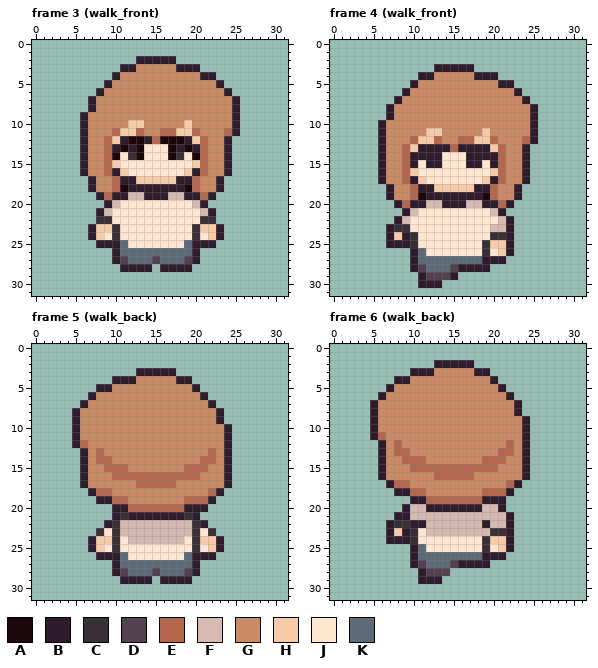
Two versions of one pixel-art file, Assets/ArtAssets/sprites/mc/mc_walk.aseprite. Above: the version before the commit.
32x32 pixels, 16 frames. Colours within 5 levels of each other are drawn and written as one. Shown: frame 3 (walk_front), frame 4 (walk_front), frame 5 (walk_back), frame 6 (walk_back). The commit also changed other frames, which this record leaves out.
Palette (. is transparent): A #1c080c  B #2e1b2b  C #392f36  D #53414f  E #b5674e  F #d6bab2  G #ca8a66  H #f6cba7  J #ffe6d1  K #5d6b79
After:
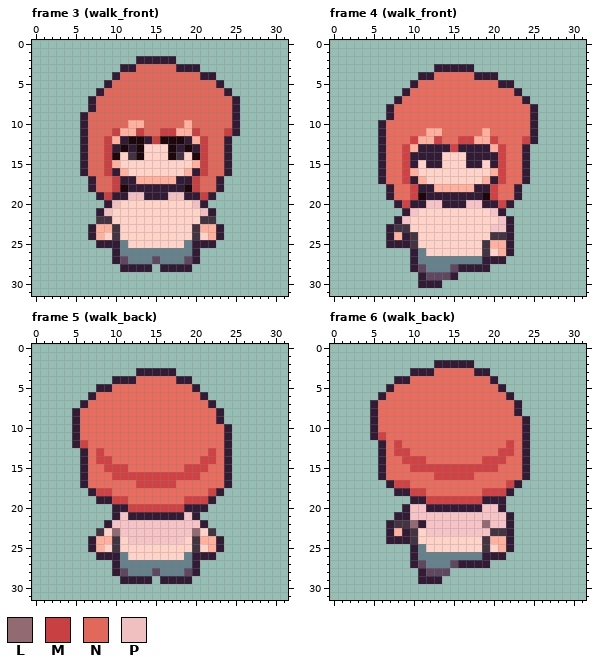
Colours new in this view: L #926a71  M #c84041  N #e0695b  P #f0c0c1
Edits made:
colour B: #2e1b2b -> #321b35
colour C: #392f36 -> #423441
colour D: #53414f -> #5f475f
colour E: #b5674e -> #d04243
colour F: #d6bab2 -> #f6c4c6
colour G: #ca8a66 -> #e86d5e
colour H: #f6cba7 -> #ffb19d
colour J: #ffe6d1 -> #ffd3c8
colour K: #5d6b79 -> #65818b
Frame 3 (walk_front):
y 3: x 13..17 GGGGG -> NNNNN
y 4: x 11..20 GGGGGGGGGG -> NNNNNNNNNN
y 5: x 10..22 GGGGGGGGGGGGG -> NNNNNNNNNNNNN
y 6: x 9..23 GGGGGGGGGGGGGGG -> NNNNNNNNNNNNNNN
y 7..8: x 8..24 GGGGGGGGGGGGGGGGG -> NNNNNNNNNNNNNNNNN
y 9: x 7..24 GGGGGGGGGGGGGGGGGG -> NNNNNNNNNNNNNNNNNN
y 10: x 7..11 GGGGG -> NNNNN; x 14..18 GGGGG -> NNNNN; x 20..24 GGGGG -> NNNNN
y 11: x 7..10 GGGE -> NNNM; x 13..17 EGGEE -> MNNMM; x 20..24 EGGGE -> MNNNM
y 12: x 7..9 GGE -> NNM; x 15 E -> M; x 21..23 EGG -> MNN
y 13..16: x 7..9 GGE -> NNM; x 21..23 EGG -> MNN
y 17..18: x 8..10 GGE -> NNM; x 20..22 EGG -> MNN
y 19: x 9 E -> M; x 12..13 FF -> PP; x 17..18 FF -> PP; x 21 E -> M
y 20: x 10 F -> P; x 20 F -> P
y 21: x 9 F -> P; x 21 F -> P
Frame 5 (walk_back):
y 21: x 11 C -> F; x 19 C -> F
y 22: x 10 C -> F; x 20 C -> F
y 23: x 10 C -> L; x 20 C -> L
Frame 6 (walk_back):
y 22: x 10 B -> L; x 19 B -> L
Boxes around the changes in both pictures, in picture pixels (x1, y1, x2, y2):
changed: (80, 56, 240, 272)
changed: (378, 64, 538, 288)
changed: (72, 368, 232, 584)
changed: (370, 360, 530, 584)
